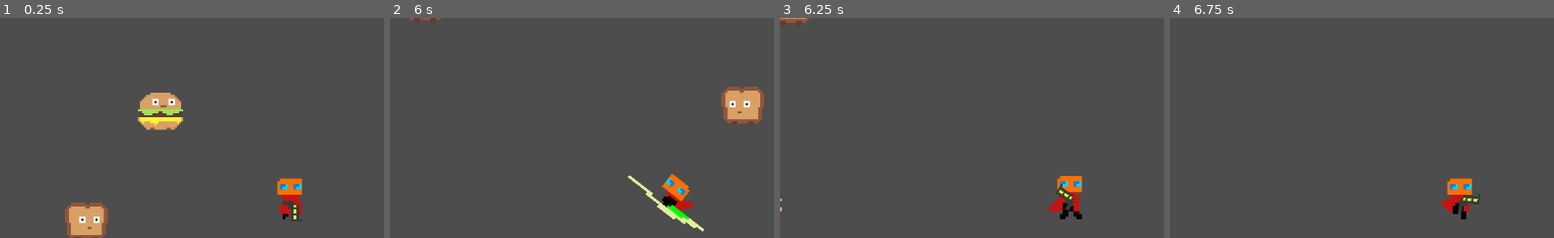
Above: before the commit, frames 1-4 (left to right).
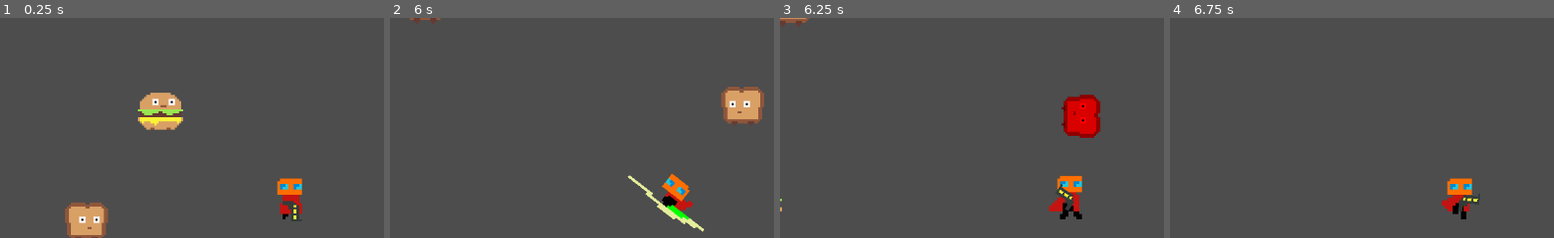
Above: after the commit, the same moments.

Repository: mendsergon/Kill-The-Food-Pyramid
Game: Godot game, scene res://Assets/Scenes/game.tscn
Same seed, same stepped clock (60 frames per second), same inputs: the game is played once before the commit and once after it.
Inputs (mouse positions are % of the whole screen's width and height, from its top left):
- Up to frame 1 (0.25 s): no input
- Up to frame 2 (6 s): move the mouse to (74, 45) at 0.52 s; hold D (move_right) 0.53-1.28 s; tap Shift (dash) at 0.6, 2.85, 5.1 s; move the mouse to (31, 55) at 1.27 s; hold S (move_down) 1.28-2.03 s; tap E (melee) at 1.35, 3.6, 5.85 s; move the mouse to (61, 28) at 2.02 s; hold D (move_right) 2.03-2.78 s; click (61, 28) at 2.1 s; move the mouse to (46, 70) at 2.77 s; hold W (move_up) 2.78-3.53 s; move the mouse to (82, 65) at 3.52 s; hold A (move_left) 3.53-5.03 s; move the mouse to (20, 35) at 4.27 s; click (20, 35) at 4.35 s; move the mouse to (56, 50) at 5.02 s; hold S (move_down) 5.03-5.78 s; move the mouse to (36, 25) at 5.77 s; hold D (move_right) from 5.78 s (still down)
- Up to frame 3 (6.25 s): keep holding D (move_right)
- Up to frame 4 (6.75 s): move the mouse to (74, 45) at 6.52 s; release D (move_right) at 6.53 s; hold W (move_up) from 6.53 s (still down); click (74, 45) at 6.6 s
The pictures show only the part of the screen within x 13-63%, y 0-50%; the shares and areas given below are measured in that part.

Frames 1-2 are identical in both runs. In frame 3, 1.7% of the frame differs, in the area x 73-84%, y 34-55%; in frame 4, nothing differs.

Commit message:
Implemented enemy death animation

Diff:
--- a/Assets/Scripts/bread.gd
+++ b/Assets/Scripts/bread.gd
@@ -6,6 +6,7 @@
 const IDLE_COOLDOWN = 2.0                # Pause duration between chases
 const FLASH_DURATION = 0.25              # Duration of red flash on damage
 const STAGGER_DURATION = 0.1             # Time frozen after taking hit
+const DEATH_DURATION = 0.5               # Time before removing dead bread
 
 ### --- HEALTH --- ###
 @export var max_health: int = 3          # Maximum HP for bread
@@ -20,6 +21,8 @@
 var behavior_timer := 0.0                # Tracks chase/idle timing
 var flash_timer := 0.0                   # Timer for red flash effect
 var stagger_timer := 0.0                 # Timer to freeze movement briefly after hit
+var death_timer := 0.0                   # Timer after death before deletion
+var is_dying := false                    # Whether bread is in death state
 
 ### --- PUBLIC SETUP --- ###
 func set_player_reference(player_ref: CharacterBody2D) -> void:
@@ -30,6 +33,13 @@
 	health = max_health                    # Set starting HP
 
 func _physics_process(delta: float) -> void:
+	### --- DEATH TIMER --- ###
+	if is_dying:
+		death_timer -= delta
+		if death_timer <= 0.0:
+			queue_free()                  # Remove bread after death delay
+		return                            # Skip logic while dead
+
 	if player == null:
 		return
 
@@ -87,4 +97,11 @@
 		die()
 
 func die() -> void:
-	queue_free()                                     # Remove bread on death
+	is_dying = true                                  # Mark bread as dying
+	death_timer = DEATH_DURATION                     # Countdown before deletion
+	animated_sprite_2d.modulate = Color(1, 0, 0)     # Turn red
+	rotation_degrees = 90                            # Rotate 90 degrees
+	velocity = Vector2.ZERO                          # Stop movement
+
+	### --- MOVE TO PHYSICS LAYER 5 --- ###
+	collision_layer = 1 << 4                         # Set to physics layer 5 (bit flag index 4)
--- a/Assets/Scripts/burger.gd
+++ b/Assets/Scripts/burger.gd
@@ -6,6 +6,7 @@
 const IDLE_COOLDOWN = 2.0                # Pause duration between chases
 const FLASH_DURATION = 0.25              # Duration of red flash on damage
 const STAGGER_DURATION = 0.1             # Time frozen after taking hit
+const DEATH_DURATION = 0.5               # Time before removing dead burger
 
 ### --- HEALTH --- ###
 @export var max_health: int = 5          # Maximum HP for burger
@@ -20,6 +21,8 @@
 var behavior_timer := 0.0                # Tracks chase/idle timing
 var flash_timer := 0.0                   # Timer for red flash effect
 var stagger_timer := 0.0                 # Timer to freeze movement briefly after hit
+var death_timer := 0.0                   # Timer after death before deletion
+var is_dying := false                    # Whether burger is in death state
 
 ### --- PUBLIC SETUP --- ###
 func set_player_reference(player_ref: CharacterBody2D) -> void:
@@ -30,6 +33,13 @@
 	health = max_health                    # Set starting HP
 
 func _physics_process(delta: float) -> void:
+	### --- DEATH TIMER --- ###
+	if is_dying:
+		death_timer -= delta
+		if death_timer <= 0.0:
+			queue_free()                 # Remove burger after death delay
+		return                          # Skip logic while dead
+
 	if player == null:
 		return
 
@@ -87,4 +97,9 @@
 		die()
 
 func die() -> void:
-	queue_free()                                     # Remove burger on death
+	is_dying = true                                  # Mark burger as dying
+	death_timer = DEATH_DURATION                     # Countdown before deletion
+	animated_sprite_2d.modulate = Color(1, 0, 0)     # Turn red
+	rotation_degrees = 90                            # Rotate 90 degrees
+	velocity = Vector2.ZERO                          # Stop movement
+	collision_layer = 1 << 4                         # Move to physics layer 5 (bit index 4)
